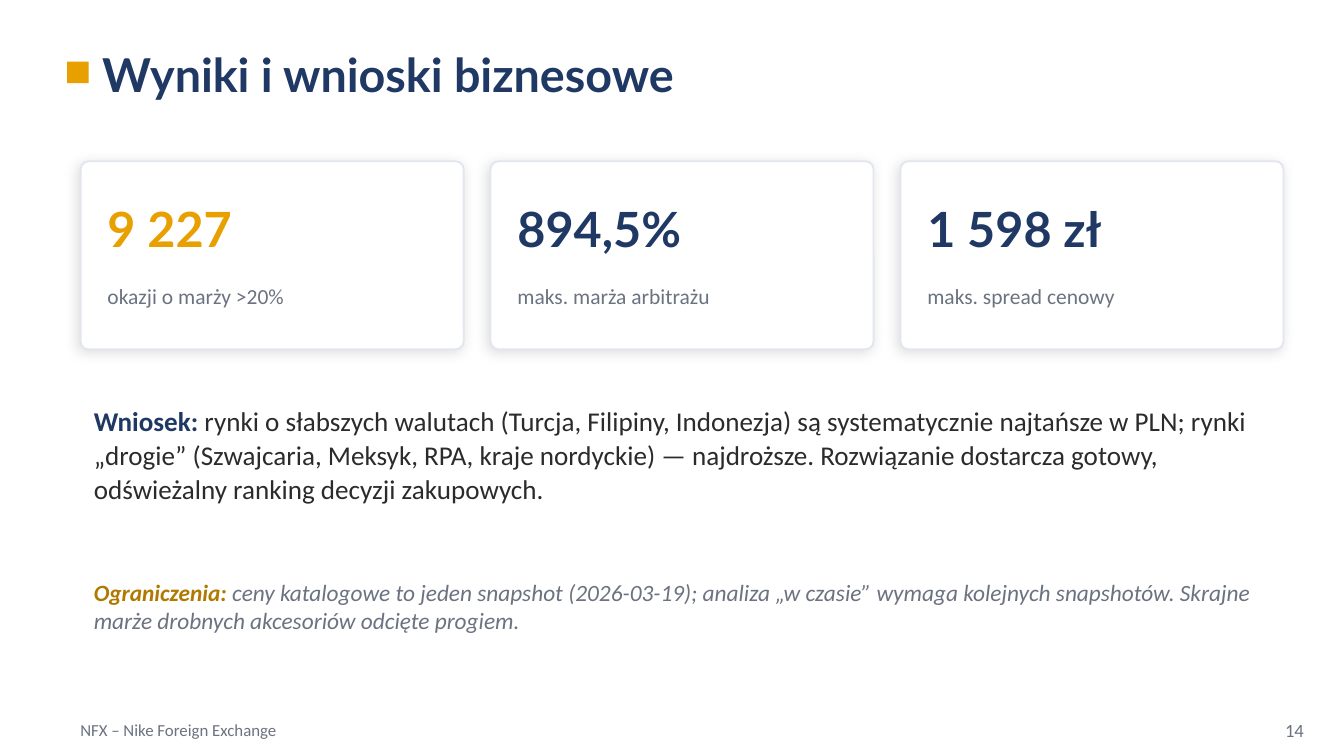
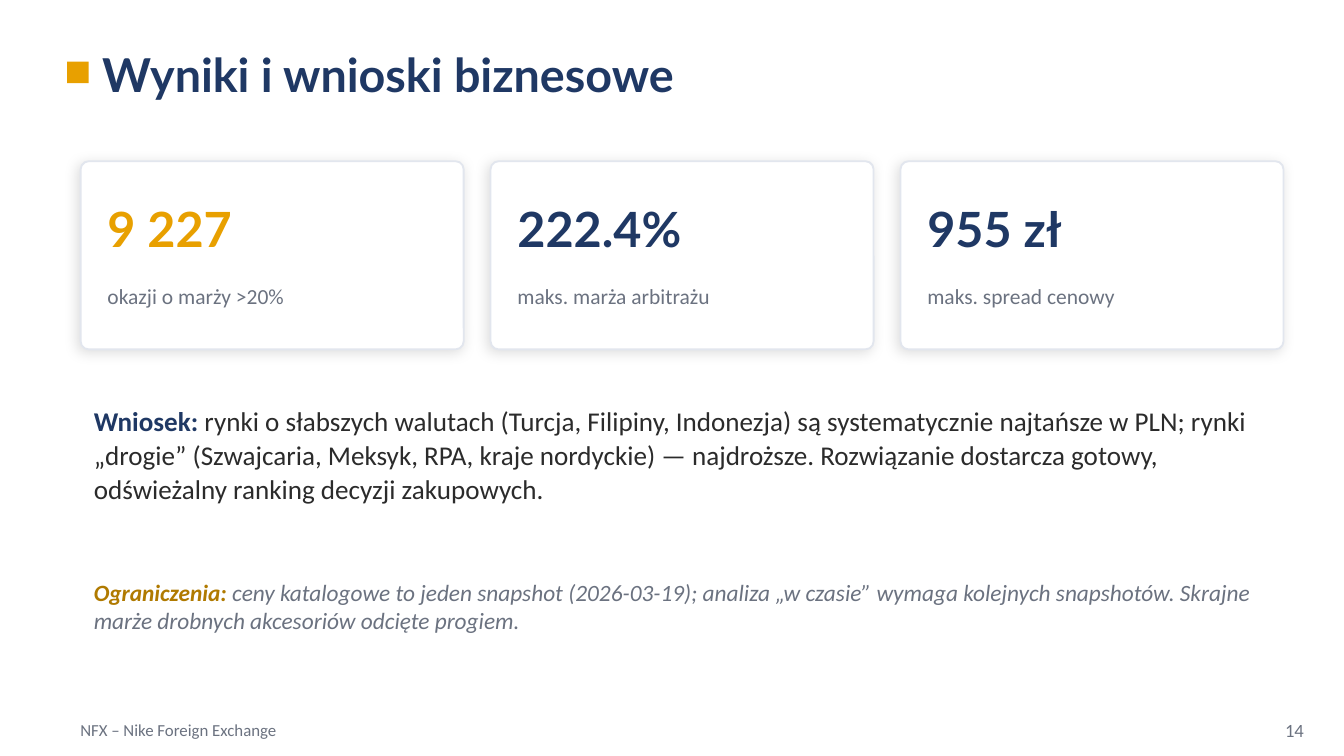
Before and after one commit to Fichey/NFX_Implementation, a slide deck: slide 15 of NFX_Prezentacja.pptx. Drawn at 1344x756 pixels with LibreOffice and Linux fonts; fonts in the diff are those of the drawing. Boxes give left, top, right and bottom in pixels: in the first picture for what was removed or moved away, otherwise in the second. Text is boxed around its words. In the diff, an @@ line names an element or a change of style, - is before the commit and + after.

```diff
--- a/NFX_Prezentacja.pptx
+++ b/NFX_Prezentacja.pptx
@@ text at (517,211,681,248): text changed @@
-894,5%
+222.4%
@@ text at (927,211,1062,248): text changed @@
-1 598 zł
+955 zł
```
Also in this commit, not shown: 8 other slides changed.
